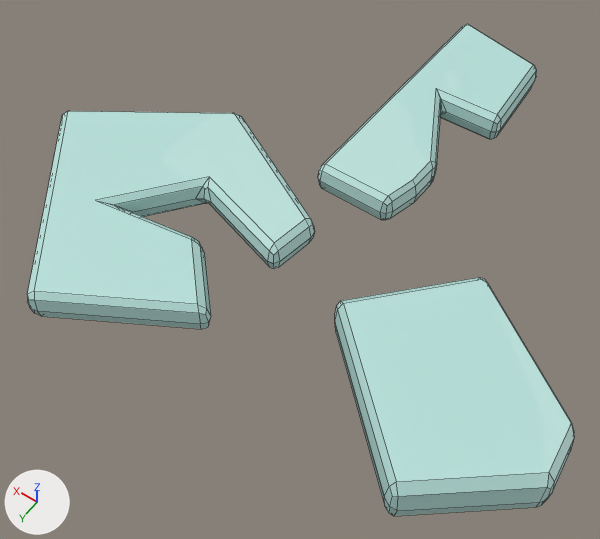
The FBX model Assets/Arts/Envi/Modular/Mod_Glassbreak_04.fbx: old version first, new version second.
Before and after are seen from a 50 mm lens placed at (-0.324, 0.511, 0.77), pointed at (0.042, -0.002, -0.035). Every picture has the same lights, and +X, +Y and +Z are marked at lower left. The older version comes first. Mesh edges are drawn as thin lines. Where no turn or scale is listed for an object, it has been applied to the vertices.

Names of what the first picture shows: 'Mod_Glassbreak_04'.
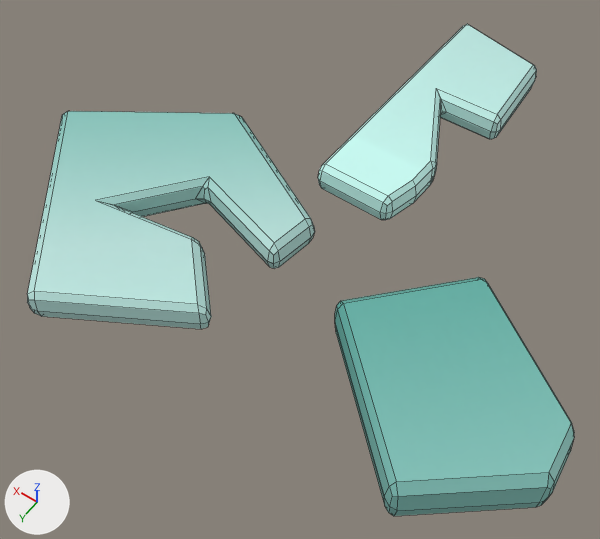
What differs and where, as boxes [x1, y1, x2, y2] in the pictures (600 x 539 px):
'Mod_Glassbreak_04', surface changed
    both: [43, 56, 574, 516]
part 1 of me_plane_011, surface changed
    both: [43, 56, 571, 505]

The change, as a list of edits to the scene's bpy script:
```text
Add img_tex_env_png:
    img_tex_env_png = load_image('Tex_Env.png', '../Texture/Tex_Env.png', 1024, 1024, 'sRGB')
Change mat_tex_env:
    mat_tex_env.texture: img_texture_atlas_environment_png -> img_tex_env_png
Change me_plane_011:
    where me_plane_011.from_pydata(...)  # 300 vertices, 284 faces; spans x -0.332..0.416, y -0.468..0.251, z 0.0..0.066
    used by ob_mod_glassbreak_04; location = (0.0, 0.0, 0.0)
    me_plane_011 part 1: texture (UV) coordinates of 164 of 284 faces, centred in x -0.246..0.325, y -0.467..0.25, z 0.0..0.066, changed; they spanned u 0.09..0.12, v 0.76..0.87 and now span u 0.09..0.12, v 0.75..0.87
```
